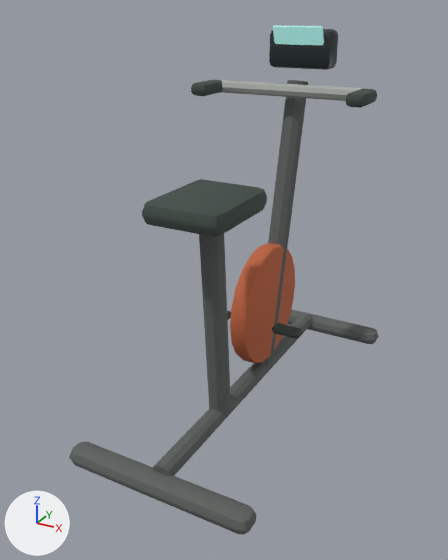
The glTF model app/public/assets/furniture/exercise_bike.glb as it was, and as the next commit left it.
Both versions are drawn from a 50 mm camera at (0.816, -1.658, 1.243) aimed at (-0.045, -0.092, 0.46). The axes (+X, +Y, +Z) are drawn at lower left. The lights are the same throughout. The picture after the commit comes second. Where no turn or scale is listed for an object, it has been applied to the vertices. Vertices at exactly the same position are counted once.

Script lines for the objects in view, before the commit:
```python
me_exercise_bike = bpy.data.meshes.new('exercise_bike')
me_exercise_bike.from_pydata(...)  # 604 vertices, 1152 faces; spans x -0.3..0.3, y -0.6..0.6, z -0.595..0.595
# faces by material slot: [324, 412, 236, 28, 108, 44]
me_exercise_bike.materials.append(mat_metal)  # dark grey #5d625f
me_exercise_bike.materials.append(mat_rubber)  # dark grey #3e4a44
me_exercise_bike.materials.append(mat_accent)  # orange #c0643f
me_exercise_bike.materials.append(mat_metallight)  # grey #a7aca6
me_exercise_bike.materials.append(mat_screen)  # black #1f2a2b
me_exercise_bike.materials.append(mat_screenglow)  # cyan #8fc7c2, glowing cyan #719e9a
ob_furn_exercise_bike = bpy.data.objects.new('FURN-exercise_bike', me_exercise_bike)
ob_furn_exercise_bike.location = (0.0, 0.0, 0.595)
```
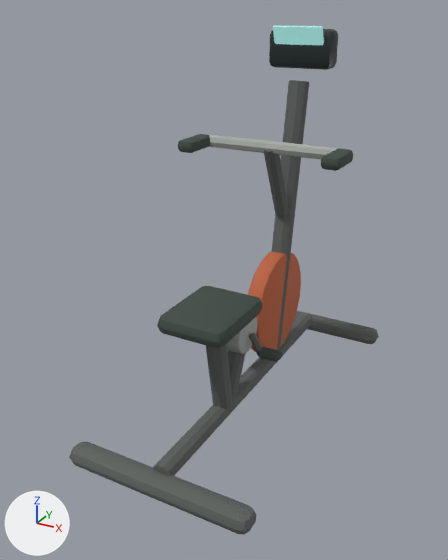
What the commit changed:
me_exercise_bike is used by ob_furn_exercise_bike; location (0.0, 0.0, 0.595).
me_exercise_bike had 604 vertices, 1152 faces and spanned x -0.3..0.3, y -0.6..0.6, z -0.595..0.595.
me_exercise_bike now has 776 vertices, 1472 faces and spans x -0.3..0.3, y -0.6..0.6, z -0.595..0.595.
me_exercise_bike part 1: the loose piece of 20 vertices spanning x -0.035..0.035, y 0.087..0.363, z -0.552..0.432 is turned 2.8 degrees about the x axis through its middle and scaled by 0.991, then moved by (0.0, 0.035, 0.0).
me_exercise_bike part 2: the loose piece of 56 vertices spanning x -0.29..-0.23, y 0.12..0.26, z 0.385..0.425 is moved by (0.02, -0.12, -0.16).
me_exercise_bike part 3: the loose piece of 56 vertices spanning x 0.23..0.29, y 0.12..0.26, z 0.385..0.425 is moved by (-0.02, -0.12, -0.16).
me_exercise_bike part 4: a new loose piece, an 8-sided cylinder along x spanning x -0.22..0.22, y 0.11..0.15, z 0.225..0.265, in mat_metallight (grey #a7aca6).
me_exercise_bike part 5: the loose piece of 120 vertices spanning x -0.03..0.03, y -0.09..0.33, z -0.505..-0.085 is scaled about its middle by (1, 0.902, 0.902), then moved by (0.0, 0.08, -0.03).
me_exercise_bike part 6: the loose piece of 20 vertices spanning x -0.035..0.035, y -0.283..-0.167, z -0.548..0.127 is rebuilt with 20 vertices and now spans x -0.032..0.032, y -0.27..-0.15, z -0.55..-0.19.
me_exercise_bike part 7: the loose piece of 56 vertices spanning x -0.12..0.12, y -0.42..-0.12, z 0.125..0.195 is deleted.
me_exercise_bike part 8: the loose piece of 24 vertices spanning x 0.08..0.18, y -0.005..0.045, z -0.335..-0.31 is deleted.
me_exercise_bike part 9: the loose piece of 16 vertices spanning x -0.24..0.24, y 0.23..0.27, z 0.385..0.425 is deleted.
me_exercise_bike part 10: 260 vertices added at x -0.15..0.15, y -0.39..0.201, z -0.547..-0.145.
me_exercise_bike part 11: 16 vertices added at x -0.025..0.025, y 0.107..0.263, z -0.006..0.255.
Other edits to the shape of me_exercise_bike do not show in these pictures.

Changed parts and their boxes (x1, y1, x2, y2) in the pictures (448 x 560 px; the box of a moved part takes in the faces that stretch with it):
part 1 of me_exercise_bike, moved or reshaped
    before: (262, 80, 308, 368)
    after: (272, 80, 309, 351)
part 2 of me_exercise_bike, moved or reshaped
    before: (191, 80, 222, 96)
    after: (178, 134, 210, 153)
part 3 of me_exercise_bike, moved or reshaped
    before: (346, 89, 377, 108)
    after: (321, 148, 353, 171)
part 4 of me_exercise_bike, added
    after: (209, 135, 339, 159)
part 5 of me_exercise_bike, moved or reshaped
    before: (230, 243, 295, 363)
    after: (248, 251, 301, 352)
part 6 of me_exercise_bike, rebuilt
    before: (199, 234, 231, 416)
    after: (206, 344, 233, 412)
part 7 of me_exercise_bike, deleted
    before: (142, 179, 267, 237)
part 8 of me_exercise_bike, deleted
    before: (272, 323, 303, 339)
part 9 of me_exercise_bike, deleted
    before: (222, 80, 362, 101)
part 10 of me_exercise_bike, added
    after: (157, 286, 283, 405)
part 11 of me_exercise_bike, added
    after: (264, 150, 289, 216)
